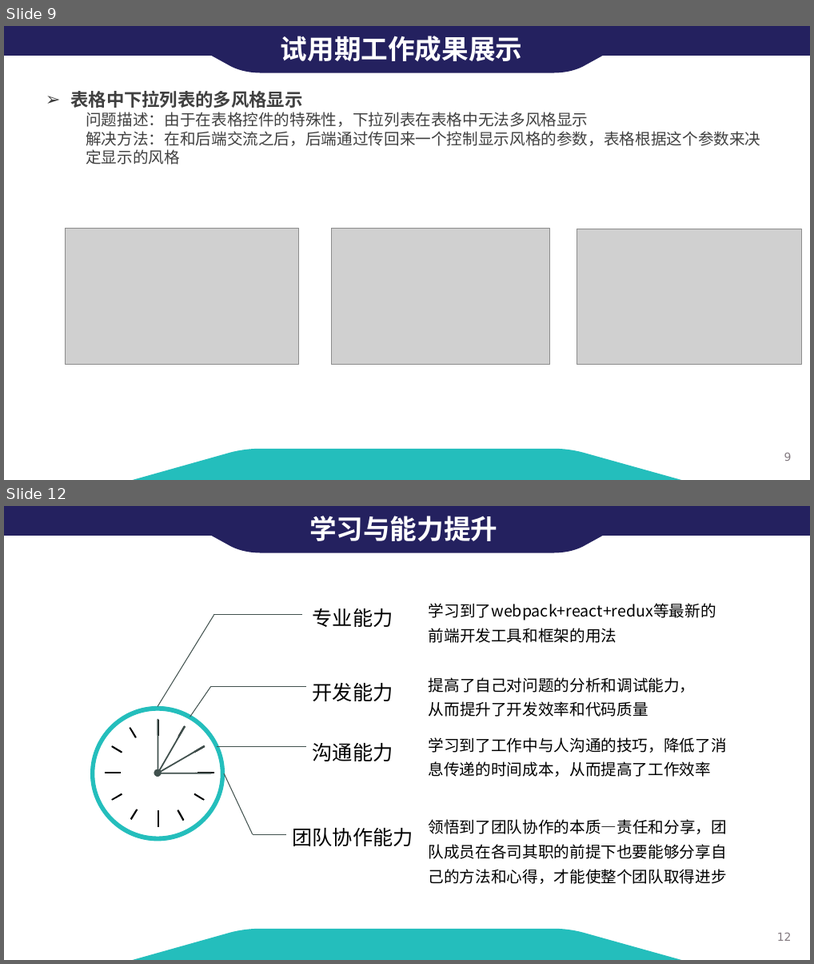
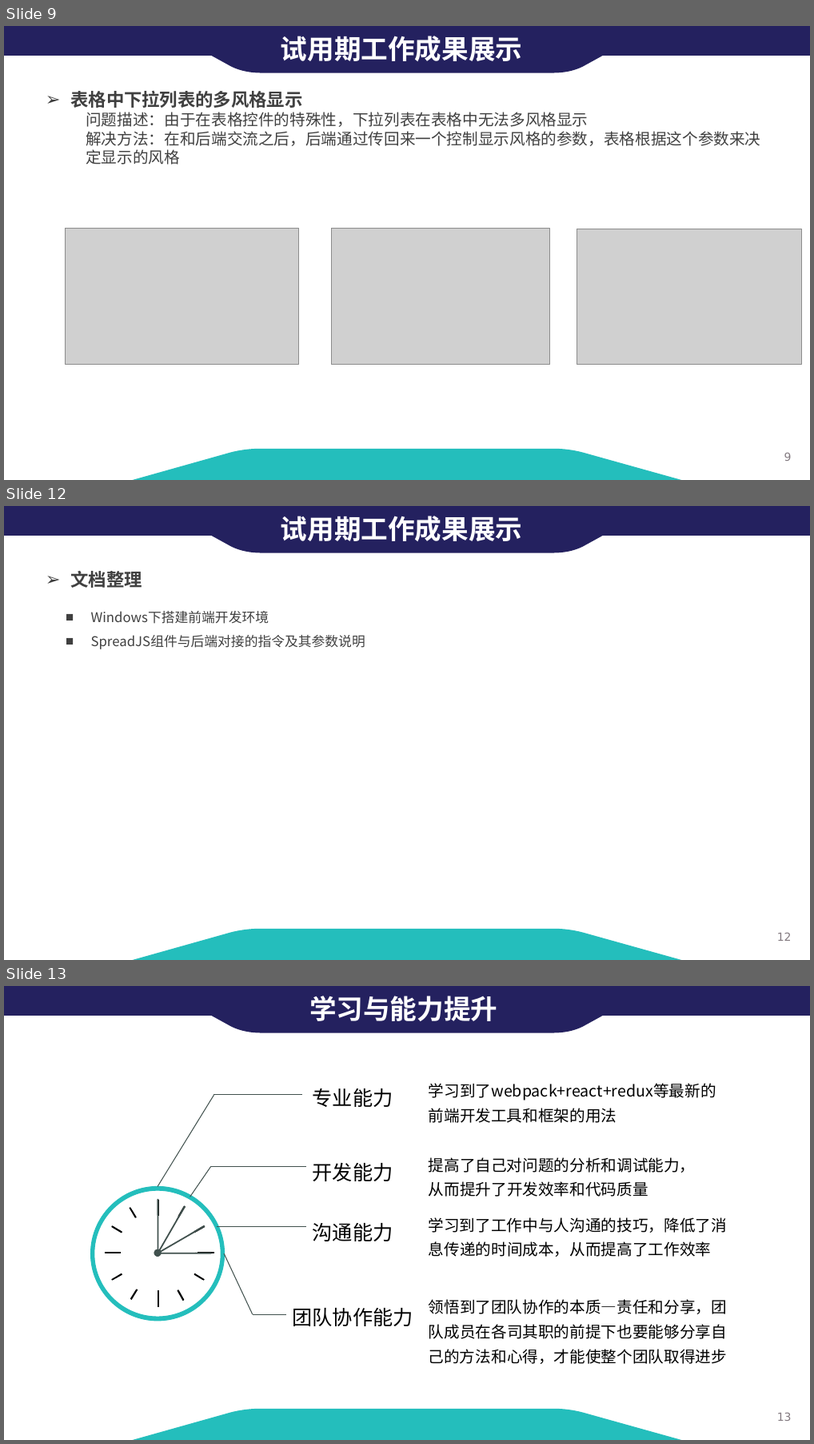
Before and after one commit to careyke/zhuangzheng, a slide deck: 转正评审-柯创.pptx. Shown one above the other, each under a label of ours: slides 9 and 12 before the commit, slides 9, 12 and 13 after it; the slides between them are not shown. The pictures are 814x964 and 814x1444 pixels, drawn with LibreOffice and Linux fonts; fonts in the diff are those of the drawing; grey boxes stand for pictures; background and template pictures are left out. Boxes give left, top, right and bottom in pixels: in the first picture for what was removed or moved away, otherwise in the second. Text is boxed around its words. In the diff, an @@ line names an element or a change of style, - is before the commit and + after.

```diff
--- a/转正评审-柯创.pptx
+++ b/转正评审-柯创.pptx
@@ slide 12 added at (x1=4, y1=506, x2=810, y2=960), background #FFFFFF; not listed: 1 template element that a slide beside it also shows @@
@@ rectangle added at (x1=4, y1=506, x2=810, y2=536), fill #24215F @@
@@ freeform shape added at (x1=158, y1=506, x2=657, y2=552), fill #24215F @@
@@ text added at (x1=281, y1=516, x2=522, y2=541), 24 pt, text #FFFFFF, bold @@
+试用期工作成果展示
@@ text added at (x1=70, y1=571, x2=142, y2=588), 16 pt, text #404040, bold @@
+➢ 文档整理
@@ text added at (x1=91, y1=611, x2=366, y2=649), 12 pt, text #404040 @@
+■ Windows下搭建前端开发环境
+■ SpreadJS组件与后端对接的指令及其参数说明
@@ freeform shape added at (x1=132, y1=928, x2=682, y2=960), fill #24BEBC @@
@@ what was slide 12 is now slide 13 @@
@@ page number at (x1=778, y1=1412, x2=792, y2=1420): text changed @@
-12
+13
```
Also in this commit, not shown: 3 slides changed, 1 other slide added, 1 slide removed, 1 other file.
